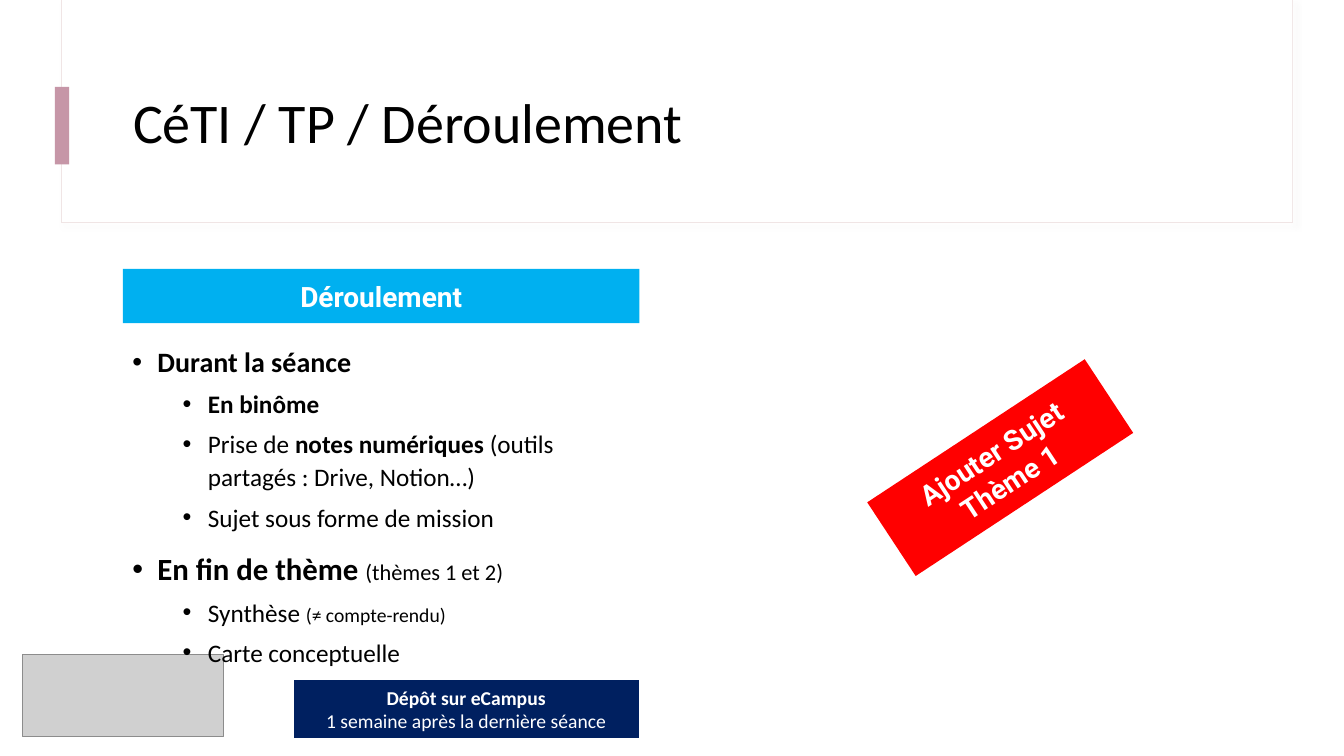
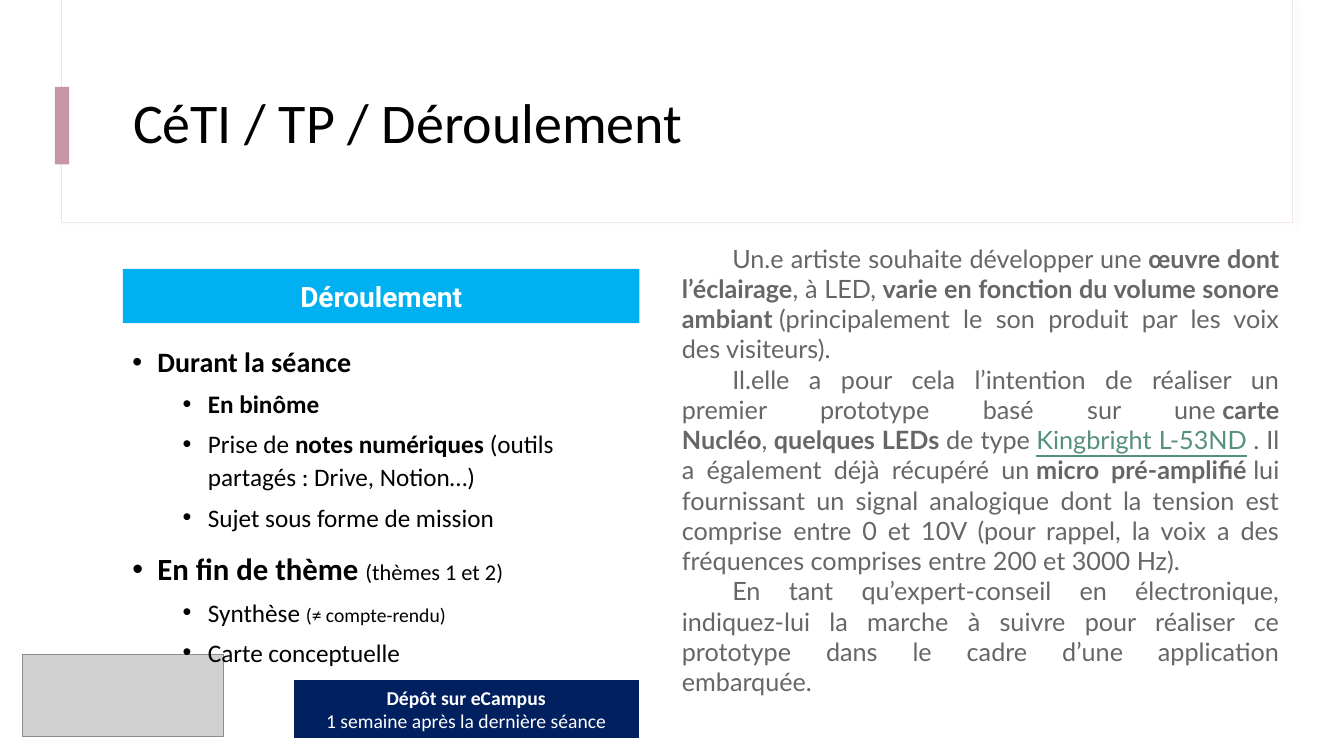
Before and after one commit to IOGS-Digital-Methods/semester-5, a slide deck: slide 15 of CeTI/b0_intro/B0_1_CeTI.pptx (slide 14 before the commit). Drawn at 1344x756 pixels with LibreOffice and Linux fonts; fonts in the diff are those of the drawing; grey boxes stand for pictures. Boxes give left, top, right and bottom in pixels: in the first picture for what was removed or moved away, otherwise in the second. Text is boxed around its words. In the diff, an @@ line names an element or a change of style, - is before the commit and + after.

```diff
--- a/CeTI/b0_intro/B0_1_CeTI.pptx
+++ b/CeTI/b0_intro/B0_1_CeTI.pptx
@@ text added at (682,249,1279,696), 18 pt, text #666666 @@
+Un.e artiste souhaite développer une œuvre dont l’éclairage, à LED, varie en fonction du volume sonore ambiant (principalement le son produit par les voix des visiteurs).
+Il.elle a pour cela l’intention de réaliser un premier prototype basé sur une carte Nucléo, quelques LEDs de type Kingbright L-53ND . Il a également déjà récupéré un micro pré-amplifié lui fournissant un signal analogique dont la tension est comprise entre 0 et 10V (pour rappel, la voix a des fréquences comprises entre 200 et 3000 Hz).
+En tant qu’expert-conseil en électronique, indiquez-lui la marche à suivre pour réaliser ce prototype dans le cadre d’une application embarquée.
@@ rectangle removed at (867,359,1133,576) @@
-Ajouter Sujet Thème 1
```
Also in this commit, not shown: 8 other slides changed, 1 slide added, 6 other files.
